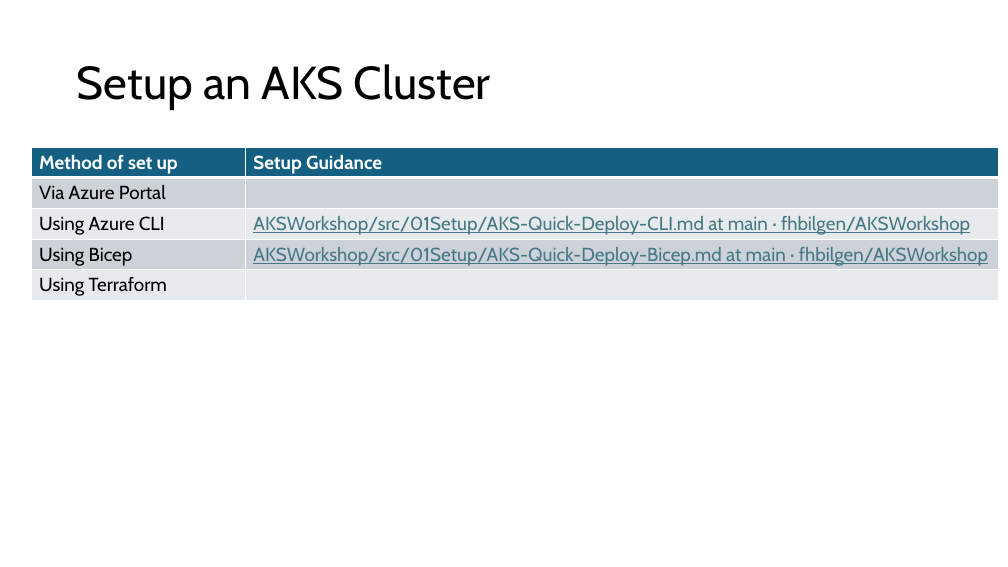
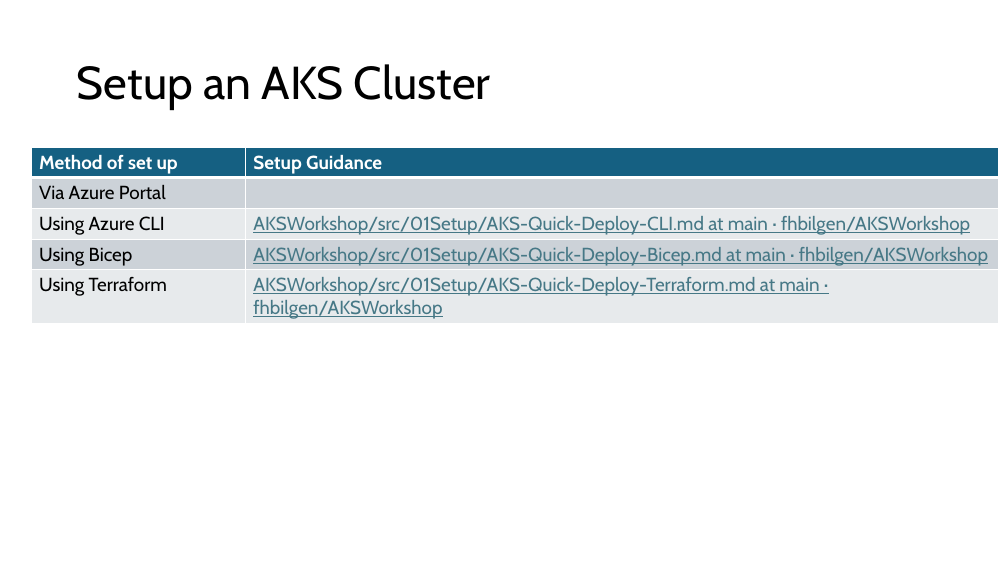
Before and after one commit to fhbilgen/AKSWorkshop, a slide deck: slide 10 of AKS.pptx. Drawn at 1008x567 pixels with LibreOffice and Linux fonts; fonts in the diff are those of the drawing. Boxes give left, top, right and bottom in pixels: in the first picture for what was removed or moved away, otherwise in the second. Text is boxed around its words. In the diff, an @@ line names an element or a change of style, - is before the commit and + after.

```diff
--- a/AKS.pptx
+++ b/AKS.pptx
@@ table at [32,147,998,323] @@
-row 5, column 2: 
+row 5, column 2: AKSWorkshop/src/01Setup/AKS-Quick-Deploy-Terraform.md at main · fhbilgen/AKSWorkshop
```
Also in this commit, not shown: 8 slides added.
